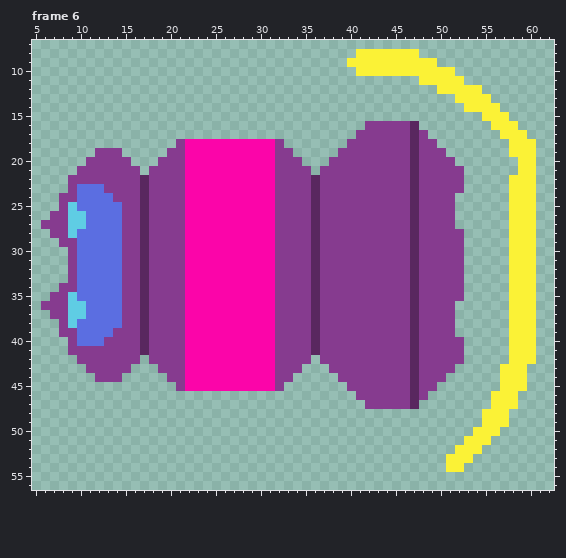
One commit to this pixel-art file: ships/enemies/enemy2/sprite.aseprite. The picture above was drawn from the file before the commit.
64x64 pixels, 7 frames. Shown: frame 6: x 5..62, y 7..56.
After:
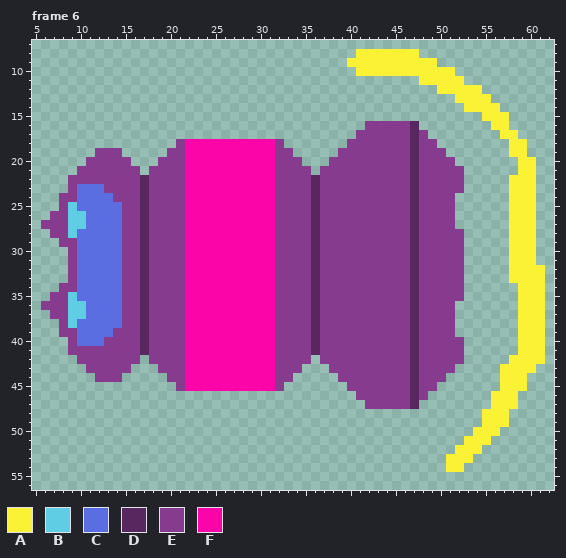
Palette (. is transparent): A #fbf236  B #5fcde4  C #5b6ee1  D #59275f  E #863b8f  F #fb05a9
Diff:
Frame 6, layer "Layer 1":
y 16: x 58 A -> .
y 17: x 59 A -> .
y 18..19: x 60 A -> .
y 32..33: x 61 . -> A
y 34..41: x 58 A -> .; x 61 . -> A
y 42: x 61 . -> A
y 43: x 60 . -> A
Where, in picture pixels (left, top, right, bottom), the same in both pictures:
erased: (509, 121, 536, 157)
changed: (509, 265, 545, 373)
